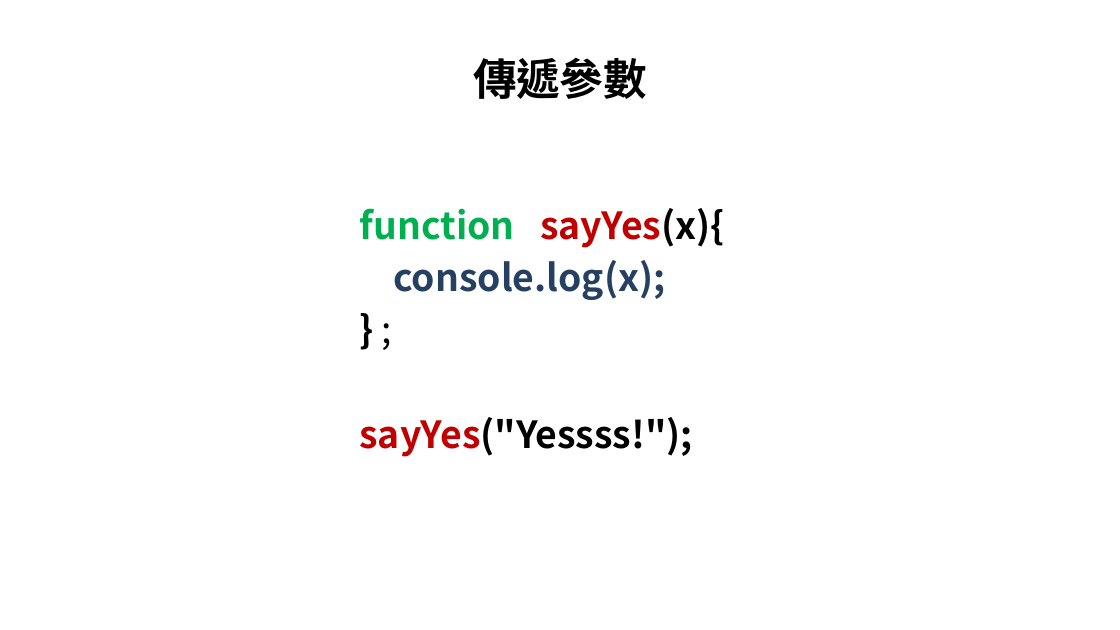
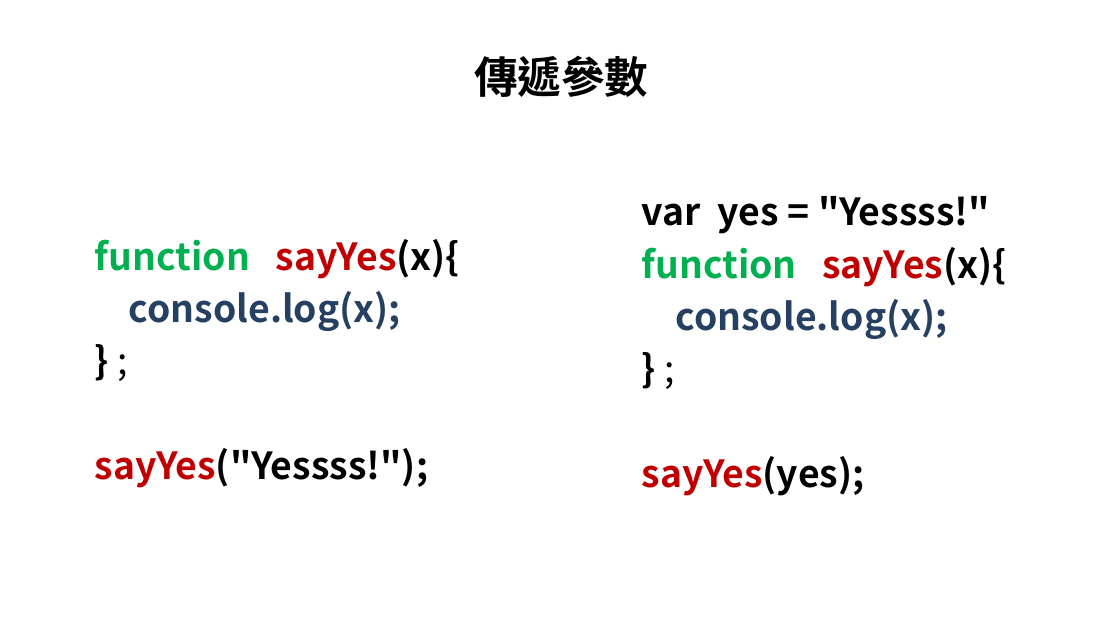
Before and after one commit to allen8101070/JavaScript-PPT, a slide deck: slide 72 of javaScript.pptx (slide 62 before the commit). Drawn at 1120x630 pixels with LibreOffice and Linux fonts; fonts in the diff are those of the drawing; background and template pictures are left out. Boxes give left, top, right and bottom in pixels: in the first picture for what was removed or moved away, otherwise in the second. Text is boxed around its words. In the diff, an @@ line names an element or a change of style, - is before the commit and + after.

```diff
--- a/javaScript.pptx
+++ b/javaScript.pptx
@@ text "function sayYes(x){": place and size @@
-text "function sayYes(x){" at [360,208,724,457]
+text "function sayYes(x){" at [95,239,460,488]
@@ text added at [642,196,1006,496], 24 pt, text #000000, bold @@
+var yes = "Yessss!"
+function sayYes(x){
+console.log(x);
+} ;
+sayYes(yes);
```
Also in this commit, not shown: 27 other slides changed, 13 slides added, 8 slides removed, 3 other files.
